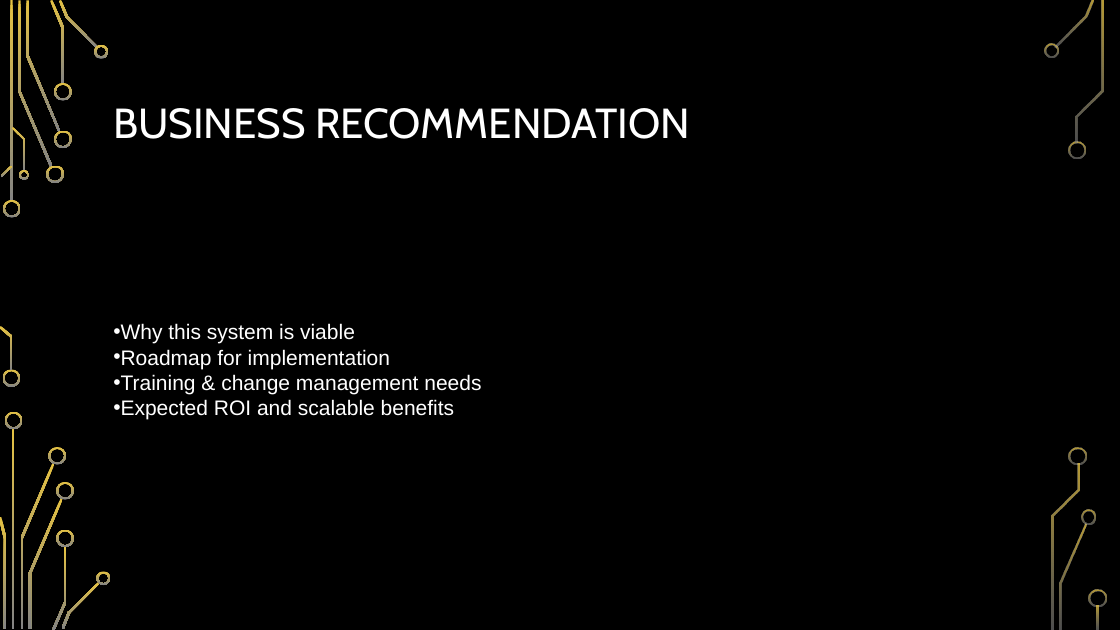
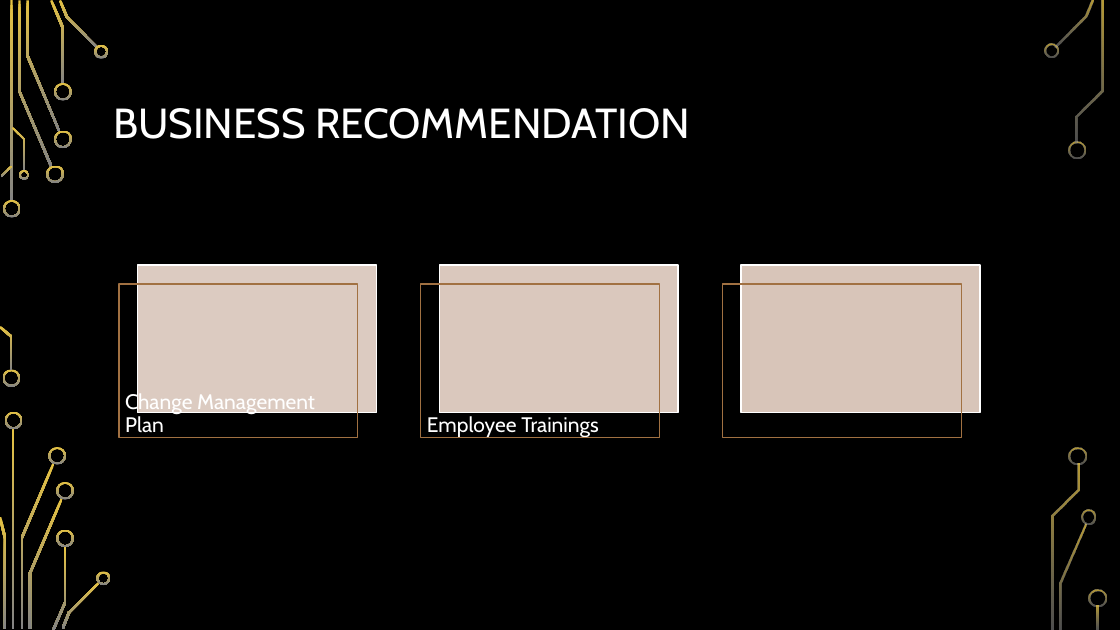
Before and after one commit to suebyeon/Capstone, a slide deck: slide 14 of Final Presentation.pptx. Drawn at 1120x630 pixels with LibreOffice and Linux fonts; fonts in the diff are those of the drawing; background and template pictures are left out. Boxes give left, top, right and bottom in pixels: in the first picture for what was removed or moved away, otherwise in the second. Text is boxed around its words. In the diff, an @@ line names an element or a change of style, - is before the commit and + after.

```diff
--- a/Final Presentation.pptx
+++ b/Final Presentation.pptx
@@ group added at [119, 266, 980, 438]: 6 rectangles, 2 texts @@
+Change Management Plan
+Employee Trainings
@@ text removed at [113, 323, 481, 420] @@
-• Why this system is viable
-• Roadmap for implementation
-• Training & change management needs
-• Expected ROI and scalable benefits
```
Also in this commit, not shown: 4 other slides changed.
